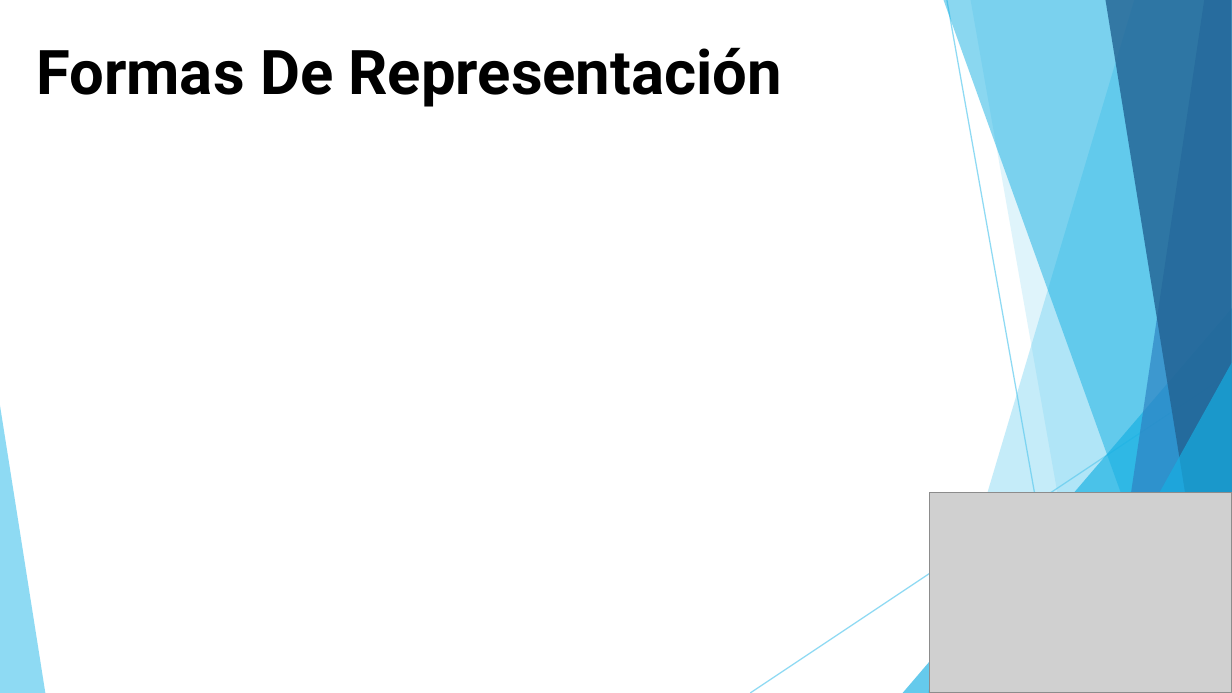
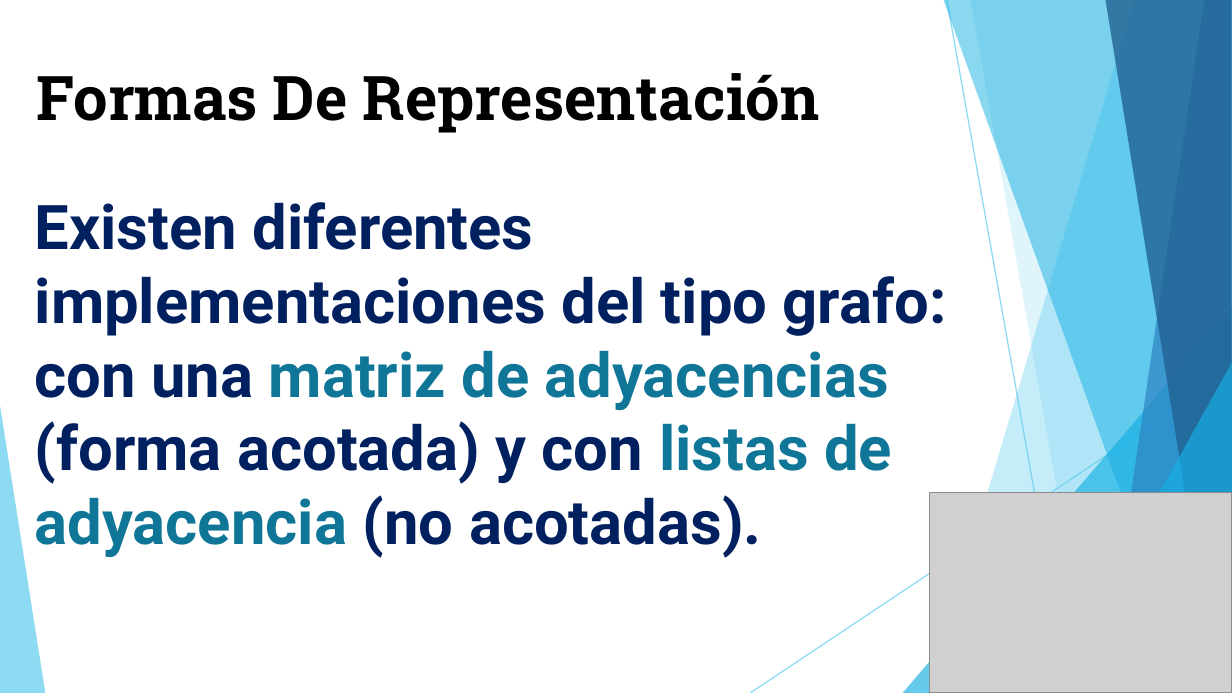
Before and after one commit to Yefri97/Introduction-to-Graph-Theory, a slide deck: slide 8 of PRESENTACIÓN TALLER GRAFOS.pptx. Drawn at 1232x693 pixels with LibreOffice and Linux fonts; fonts in the diff are those of the drawing; grey boxes stand for pictures. Boxes give left, top, right and bottom in pixels: in the first picture for what was removed or moved away, otherwise in the second. Text is boxed around its words. In the diff, an @@ line names an element or a change of style, - is before the commit and + after.

Commit message:
Presentación Taller Grafos - BFS

```diff
--- a/PRESENTACIÓN TALLER GRAFOS.pptx
+++ b/PRESENTACIÓN TALLER GRAFOS.pptx
@@ text "Formas De Representación": place and size @@
-text "Formas De Representación" at (36, 47, 782, 107)
+text "Formas De Representación" at (36, 73, 820, 133)
@@ text "Formas De Representación" at (36, 73, 820, 133): font Roboto to Roboto Slab @@
@@ text added at (35, 202, 947, 558), 36 pt, text #002060, bold @@
+Existen diferentes implementaciones del tipo grafo: con una matriz de adyacencias (forma acotada) y con listas de adyacencia (no acotadas).
```
Also in this commit, not shown: 6 other slides changed, 5 slides added, 1 slide removed.
